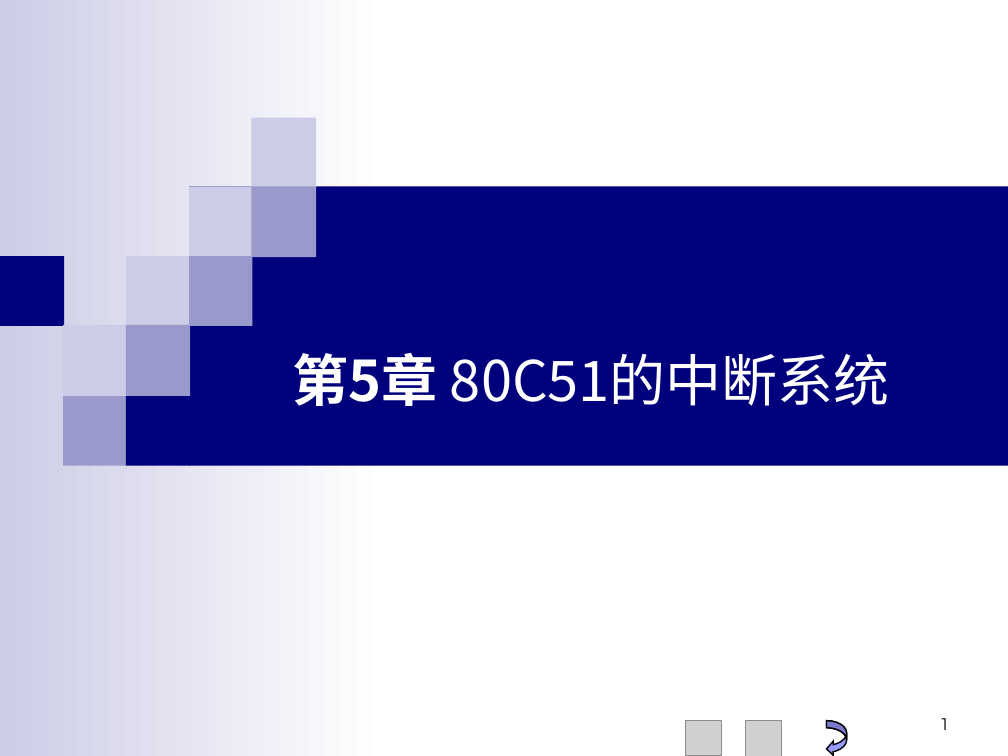
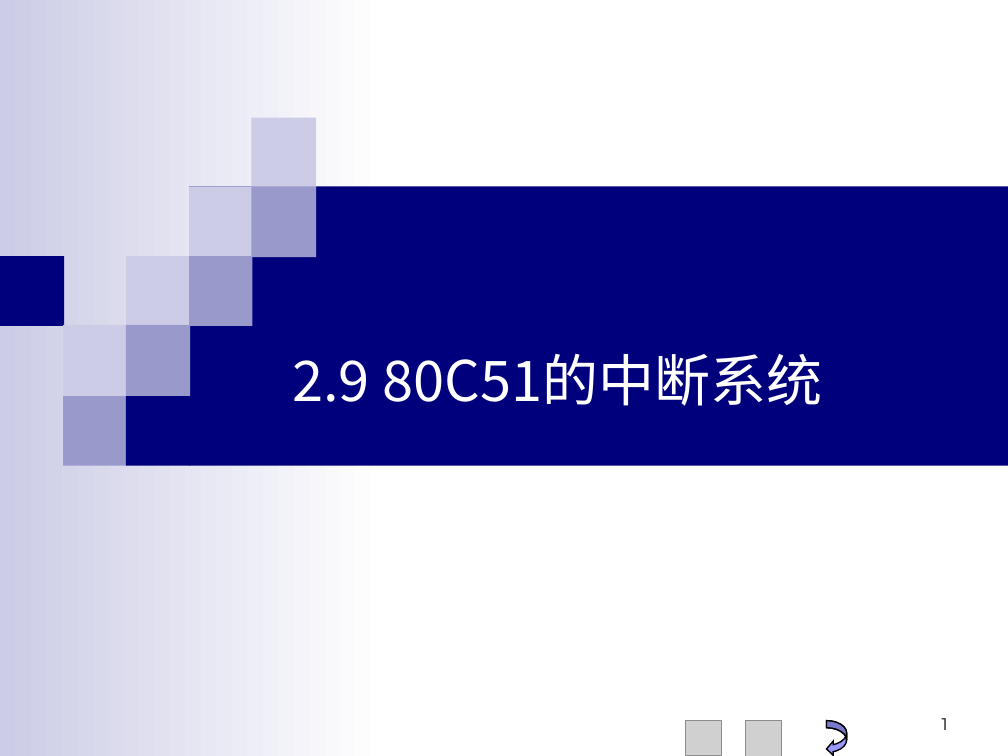
Before and after one commit to rshouc/Microcomputer, a slide deck: slide 1 of PPT/Microcontroller/第5章 51单片机的中断系统.PPT. Drawn at 1008x756 pixels with LibreOffice and Linux fonts; fonts in the diff are those of the drawing; grey boxes stand for pictures. Boxes give left, top, right and bottom in pixels: in the first picture for what was removed or moved away, otherwise in the second. Text is boxed around its words. In the diff, an @@ line names an element or a change of style, - is before the commit and + after.

```diff
--- a/PPT/Microcontroller/第5章 51单片机的中断系统.PPT
+++ b/PPT/Microcontroller/第5章 51单片机的中断系统.PPT
@@ title at [292,354,823,406]: text changed @@
-第5章 80C51的中断系统
+2.9 80C51的中断系统
```
Also in this commit, not shown: 4 other slides changed, 3 other files.
